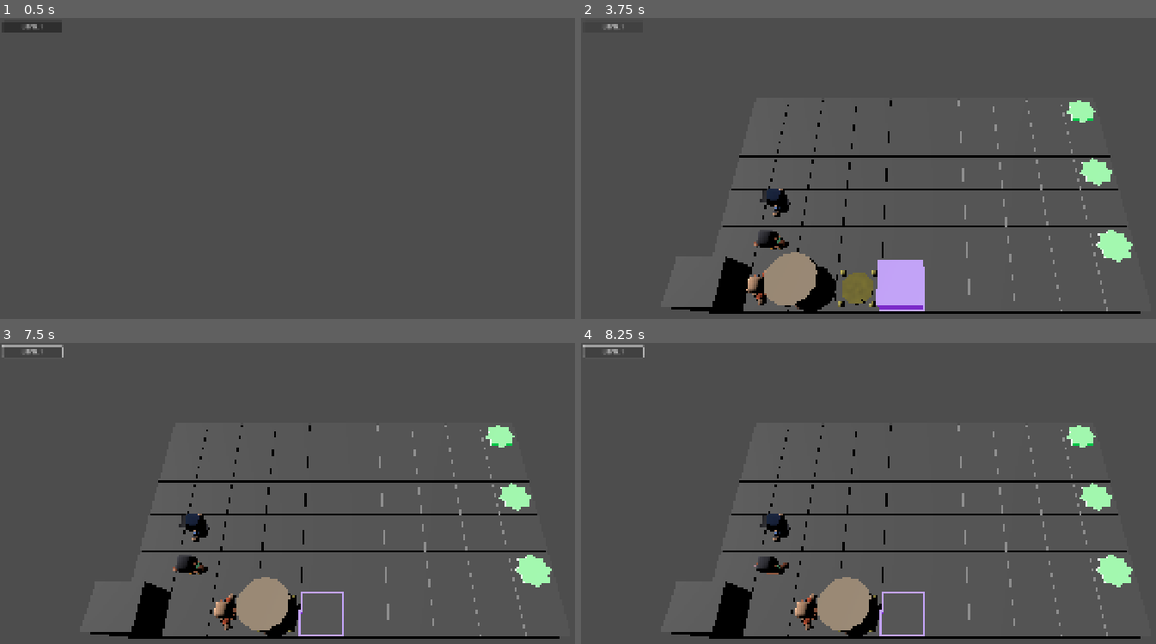
Above: before the commit, frames 1-4 (two rows, left to right).
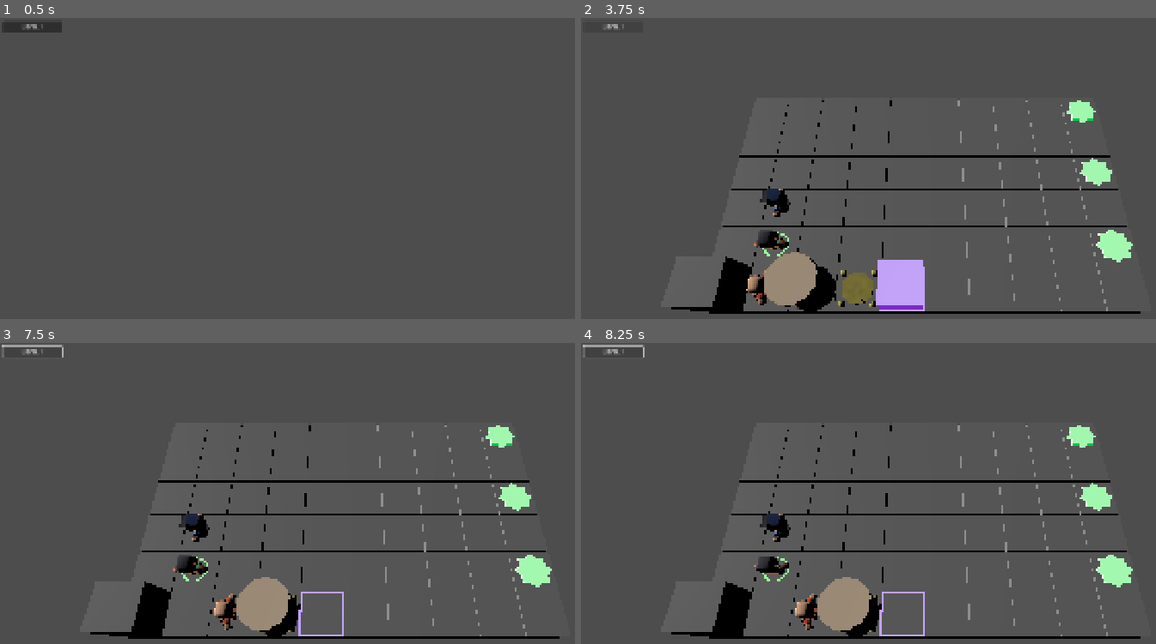
Above: after the commit, the same moments.

Repository: ggestein/jigsaw-of-the-sinking-star
Game: Godot game, scene res://scenes/tests/test_level_with_theme.tscn
The game is run twice, just before and just after one commit, with the same random seed, the same clock (stepped at 60 frames per second) and the same inputs. This scene is started directly instead of the project's main scene.
Inputs:
- Up to frame 1 (0.5 s): no input
- Up to frame 2 (3.75 s): click "LEVEL 1" at 0.5 s; click "LEVEL 1" at 1.25 s; tap Enter at 2, 3.5 s; hold D 2.03-2.78 s; tap R at 2.1 s; tap Space at 2.75 s; hold S 2.78-3.53 s; tap Z at 2.85 s; hold D from 3.53 s (still down); tap C at 3.6 s
- Up to frame 3 (7.5 s): tap Space at 4.25, 5.75 s; release D at 4.28 s; hold W 4.28-5.03 s; tap F at 4.35 s; tap Enter at 5 s; hold A 5.03-6.53 s; tap Tab at 5.1 s; tap R at 5.85 s; hold S 6.53-7.28 s; tap Z at 6.6 s; hold D from 7.28 s (still down); tap C at 7.35 s
- Up to frame 4 (8.25 s): release D at 8.03 s; hold W from 8.03 s (still down); tap F at 8.1 s

Frame 1 is identical in both runs. In frame 2, less than 0.1% of the frame differs, in the area x 31-37%, y 70-80%; in frame 3, less than 0.1%; in frame 4, less than 0.1%.

Commit message:
add player cursor visual effect

Diff:
--- /dev/null
+++ b/scenes/entities/player_cursor.tscn
@@ -0,0 +1,19 @@
+[gd_scene format=3 uid="uid://o6lh2oaipcvr"]
+
+[ext_resource type="Shader" uid="uid://4lan4468d227" path="res://shaders/player_cursor.gdshader" id="1_5bp7b"]
+[ext_resource type="Script" uid="uid://bwxgfg0pf3cno" path="res://scripts/entities/player_cursor.gd" id="1_cqhv4"]
+
+[sub_resource type="ShaderMaterial" id="ShaderMaterial_y3kor"]
+render_priority = 0
+shader = ExtResource("1_5bp7b")
+shader_parameter/emission_color = Vector3(0, 0, 0)
+
+[sub_resource type="PlaneMesh" id="PlaneMesh_se8m8"]
+
+[node name="PlayerCursor" type="Node3D" unique_id=12164034]
+script = ExtResource("1_cqhv4")
+
+[node name="MeshInstance3D" type="MeshInstance3D" parent="." unique_id=1115126406]
+transform = Transform3D(1, 0, 0, 0, 1, 0, 0, 0, 1, 0, 0.1, 0)
+material_override = SubResource("ShaderMaterial_y3kor")
+mesh = SubResource("PlaneMesh_se8m8")
--- a/scenes/main_game_entry.tscn
+++ b/scenes/main_game_entry.tscn
@@ -33,3 +33,14 @@
 pivot_offset_ratio = Vector2(0, 0.5)
 theme = SubResource("Theme_y3kor")
 color = Color(0.30588236, 0.32941177, 0.34901962, 1)
+
+[node name="EndingLabel" type="Label" parent="." unique_id=250732299]
+visible = false
+anchors_preset = 10
+anchor_right = 1.0
+offset_bottom = 726.0
+grow_horizontal = 2
+theme_override_font_sizes/font_size = 120
+text = "Thank You for Playing"
+horizontal_alignment = 1
+vertical_alignment = 1
--- a/scripts/asset_path_config.gd
+++ b/scripts/asset_path_config.gd
@@ -29,3 +29,6 @@
 
 static func door_packedscene_path() -> StringName:
 	return ENTITIES_BASE_PATH + "door.tscn"
+
+static func player_cursor_packedscene_path() -> StringName:
+	return ENTITIES_BASE_PATH + "player_cursor.tscn"
--- a/scripts/core_gameplay.gd
+++ b/scripts/core_gameplay.gd
@@ -104,10 +104,12 @@
 		events.append(evt)
 	elif input == PlayerInput.SWITCH:
 		var cur_state := game_inst.history_states[len(game_inst.history_states) - 1]
-		cur_state.current_character_index = (cur_state.current_character_index + 1) % len(cur_state.characters)
+		for i in range(0, len(game_inst.level_data.character_data)):
+			cur_state.current_character_index = (cur_state.current_character_index + 1) % len(cur_state.characters)
+			if not cur_state.characters[cur_state.current_character_index].killed:
+				break
 		var evt := Event.new()
 		evt.type = EventType.SWITCH
-		evt.args = [cur_state.current_character_index]
 		events.append(evt)
 	else:
 		var cur_state := game_inst.history_states[len(game_inst.history_states) - 1]
--- /dev/null
+++ b/scripts/entities/player_cursor.gd
@@ -0,0 +1,19 @@
+class_name PlayerCursor
+extends Node3D
+
+var mat: Material
+
+func _ready() -> void:
+	var mesh: MeshInstance3D = $"MeshInstance3D"
+	mat = mesh.material_override
+
+func set_character_class(cls: CoreGameplay.CharacterClass):
+	var color = Vector3.ZERO
+	if cls == CoreGameplay.CharacterClass.WARRIOR:
+		color = Vector3(1.0, 0.0, 0.0)
+	elif cls == CoreGameplay.CharacterClass.THIEF:
+		color = Vector3(0.0, 1.0, 0.0)
+	elif cls == CoreGameplay.CharacterClass.MAGE:
+		color = Vector3(0.0, 0.0, 1.0)
+	if mat:
+		mat.set("shader_parameter/emission_color", color)
--- a/scripts/main_game.gd
+++ b/scripts/main_game.gd
@@ -44,6 +44,7 @@
 var door_node_map: Dictionary[int, Door]
 var goal_node_map: Dictionary[int, Goal]
 var main_camera: Camera3D
+var current_player_cursor: PlayerCursor
 var player_input_queue: Array[CoreGameplay.PlayerInput] = []
 var core_gameplay_event_queue: Array[CoreGameplay.Event] = []
 var processing_cmd: Variant = null
@@ -161,6 +162,11 @@
 	main_camera.position = camera_pos
 	main_camera.look_at(focus_pos)
 	won = null
+	if current_player_cursor == null:
+		var player_cursor: PackedScene = load(AssetPathConfig.player_cursor_packedscene_path())
+		current_player_cursor = player_cursor.instantiate()
+		add_child(current_player_cursor)
+	refresh_cursor_color()
 
 static func grid_to_world(grid_pos: Vector2i) -> Vector3:
 	return Vector3(grid_pos.x + 0.5, 0.0, -grid_pos.y - 0.5)
@@ -171,7 +177,11 @@
 	elif face == 2:
 		actual_face = 0
 	return Vector3(0.0, actual_face * PI * 0.5, 0.0)
-
+func refresh_cursor_color():
+	var current_state := current_game_instance.history_states[len(current_game_instance.history_states) - 1]
+	var current_idx := current_state.current_character_index
+	var cls := current_game_instance.level_data.character_data[current_idx]
+	current_player_cursor.set_character_class(cls)
 func force_refresh():
 	processing_cmd = null
 	pending_cmd = null
@@ -197,6 +207,7 @@
 		var node := goal_node_map[goal_idx]
 		var active := current_state.goals_active[goal_idx]
 		node.set_active(active)
+	refresh_cursor_color()
 
 func handle_core_gameplay_event(evt: CoreGameplay.Event):
 	if evt.type == CoreGameplay.EventType.CHAR_MOVE:
@@ -273,6 +284,8 @@
 			character_node_map[kill_idx].visible = false
 		elif kill_type == 2:
 			box_node_map[kill_idx].visible = false
+	elif evt.type == CoreGameplay.EventType.SWITCH:
+		refresh_cursor_color()
 	elif evt.type == CoreGameplay.EventType.REWINDED:
 		force_refresh()
 	elif evt.type == CoreGameplay.EventType.RESET:
@@ -377,6 +390,11 @@
 		cmd_move.move_entries = waiting_move_entries
 		append_cmd(cmd_move)
 
+func process_player_cursor():
+	if current_player_cursor != null:
+		var current_state := current_game_instance.history_states[len(current_game_instance.history_states) - 1]
+		current_player_cursor.position = character_node_map[current_state.current_character_index].position
+
 func _process(delta: float) -> void:
 	if current_game_instance == null:
 		return
@@ -388,6 +406,7 @@
 			handle_core_gameplay_event(evt)
 	post_handle_input_queue_process()
 	process_cmds(delta)
+	process_player_cursor()
 	process_win()
 
 func win_ticks() -> int:
--- a/scripts/main_game_entry.gd
+++ b/scripts/main_game_entry.gd
@@ -11,6 +11,7 @@
 
 @onready var level_panel: ColorRect = $"LevelPanel"
 @onready var cover_panel: ColorRect = $"Cover"
+@onready var ending_label: Label = $"EndingLabel"
 
 var all_level_config_entries: Array[MainGameLevelConfig.LevelConfigEntry]
 var current_select_level_config_index := 0
@@ -75,12 +76,16 @@
 	else:
 		var panel_alpha_ticks := win_ticks - 1200000
 		if panel_alpha_ticks > 0:
-			if not cover_panel.visible:
+			var is_last := loaded_level_config_index >= len(all_level_config_entries) - 1
+			if not is_last and not cover_panel.visible:
 				cover_panel.visible = true
-			var alpha: float = min(1.0, panel_alpha_ticks / 1000000.0)
-			cover_panel.color.a = max(0.0, alpha)
+			var alpha: float = 0.0 if is_last else  min(1.0, panel_alpha_ticks / 1000000.0)
+			cover_panel.color.a = alpha
 			if panel_alpha_ticks > 1300000:
-				to_load_level_config_index = (loaded_level_config_index + 1) % len(all_level_config_entries)
+				if loaded_level_config_index < len(all_level_config_entries) - 1:
+					to_load_level_config_index = loaded_level_config_index + 1
+				else:
+					ending_label.visible = true
 func process_level_loading():
 	if to_load_level_config_index != -1 and to_load_level_config_index != loaded_level_config_index:
 		if current_main_game != null:
@@ -97,6 +102,7 @@
 		to_load_level_config_index = -1
 		current_level_base_time = Time.get_ticks_usec()
 		cover_panel.visible = true
+		ending_label.visible = false
 
 func _process(delta: float) -> void:
 	if next_select_level_config_index != -1:
--- /dev/null
+++ b/shaders/player_cursor.gdshader
@@ -0,0 +1,19 @@
+shader_type spatial;
+render_mode blend_mix, depth_draw_always, cull_back;
+
+uniform vec3 emission_color = vec3(-1.0, 2.0, -1.0);
+
+void vertex() {
+	// Called for every vertex the material is visible on.
+}
+
+void fragment() {
+	EMISSION = emission_color;
+	float dist = sqrt(pow(UV.x - 0.5, 2) + pow(UV.y - 0.5, 2));
+	ALPHA = step(dist, 0.15) * (1.0 - step(dist, 0.13));
+}
+
+//void light() {
+//	// Called for every pixel for every light affecting the material.
+//	// Uncomment to replace the default light processing function with this one.
+//}
Not shown, added: scripts/entities/player_cursor.gd.uid
Not shown, added: shaders/player_cursor.gdshader.uid
